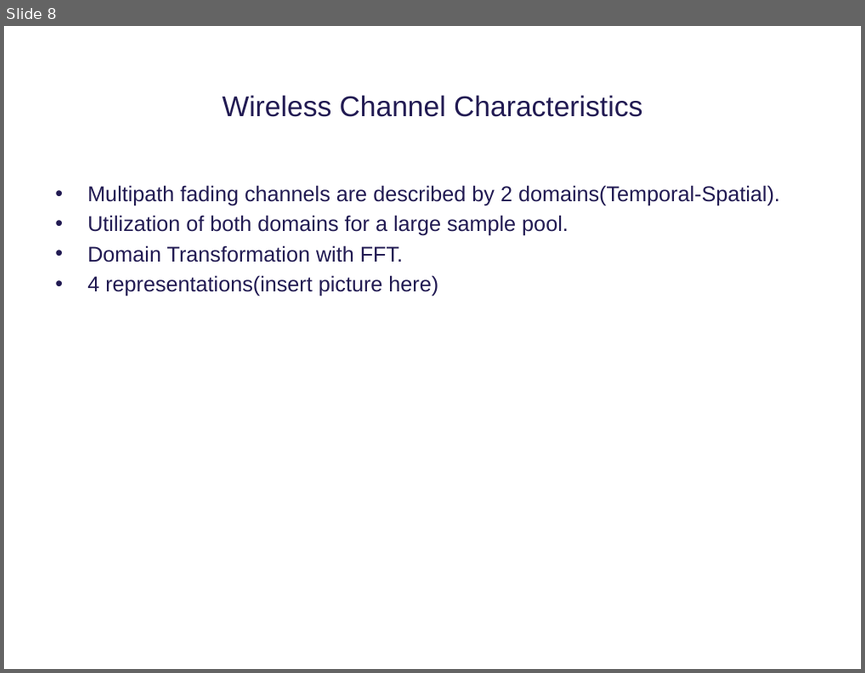
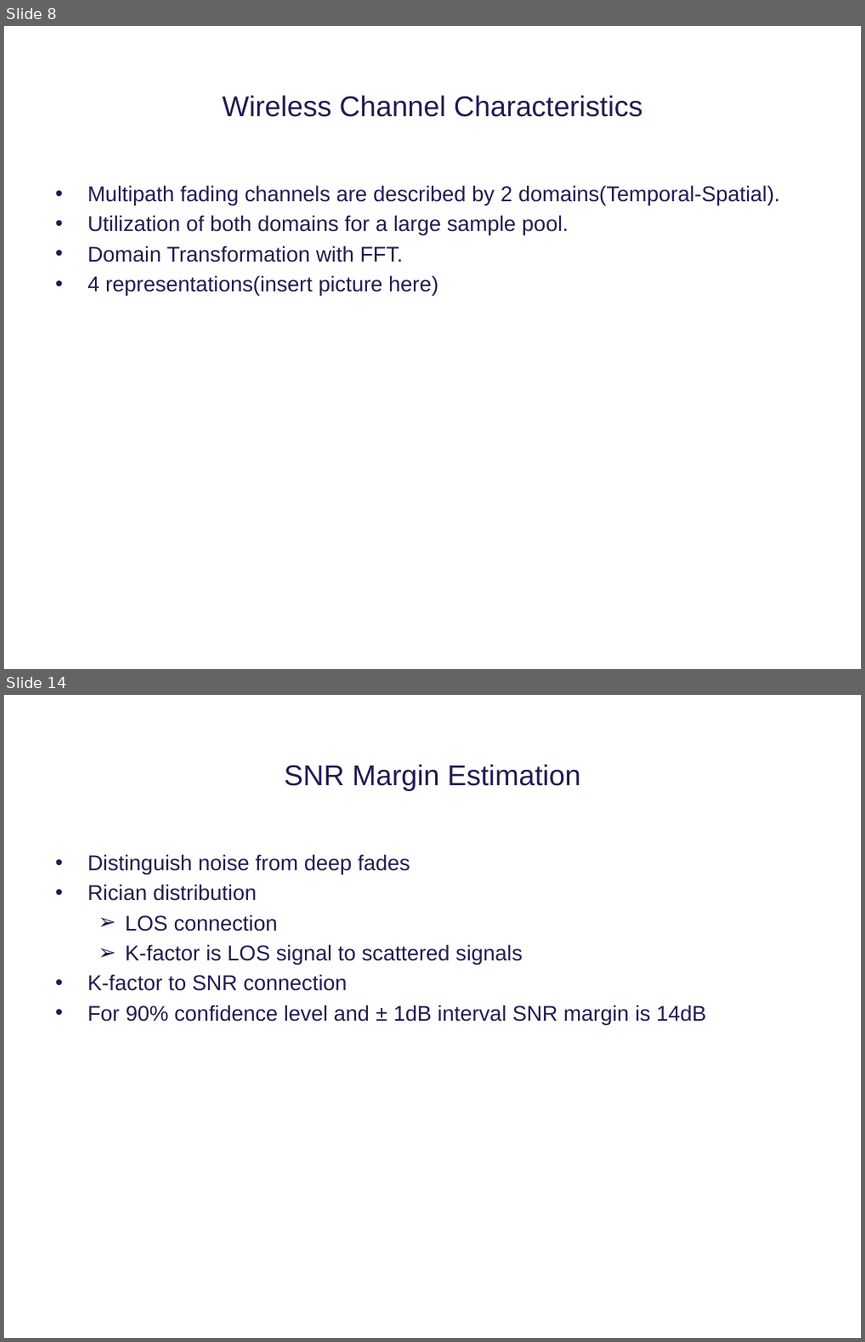
Before and after one commit to tkjj13/P8, a slide deck: ppt/premature ppt.pptx. Shown one above the other, each under a label of ours: slide 8 before the commit, slides 8 and 14 after it; the slides between them are not shown. The pictures are 865x673 and 865x1342 pixels, drawn with LibreOffice and Linux fonts; fonts in the diff are those of the drawing; background and template pictures are left out. Boxes give left, top, right and bottom in pixels: in the first picture for what was removed or moved away, otherwise in the second. Text is boxed around its words. In the diff, an @@ line names an element or a change of style, - is before the commit and + after.

```diff
--- a/ppt/premature ppt.pptx
+++ b/ppt/premature ppt.pptx
@@ slide 14 added at <box>4,695,861,1338</box>, background #FFFFFF @@
@@ title added at <box>284,764,581,791</box>, 24 pt, text #211A52 @@
+SNR Margin Estimation
@@ text added at <box>87,854,706,1025</box>, 18 pt, text #211A52 @@
+• Distinguish noise from deep fades
+• Rician distribution
+  ➢ LOS connection
+  ➢ K-factor is LOS signal to scattered signals
+• K-factor to SNR connection
+• For 90% confidence level and ± 1dB interval SNR margin is 14dB
```
Also in this commit, not shown: 6 other slides added, 1 slide removed.
